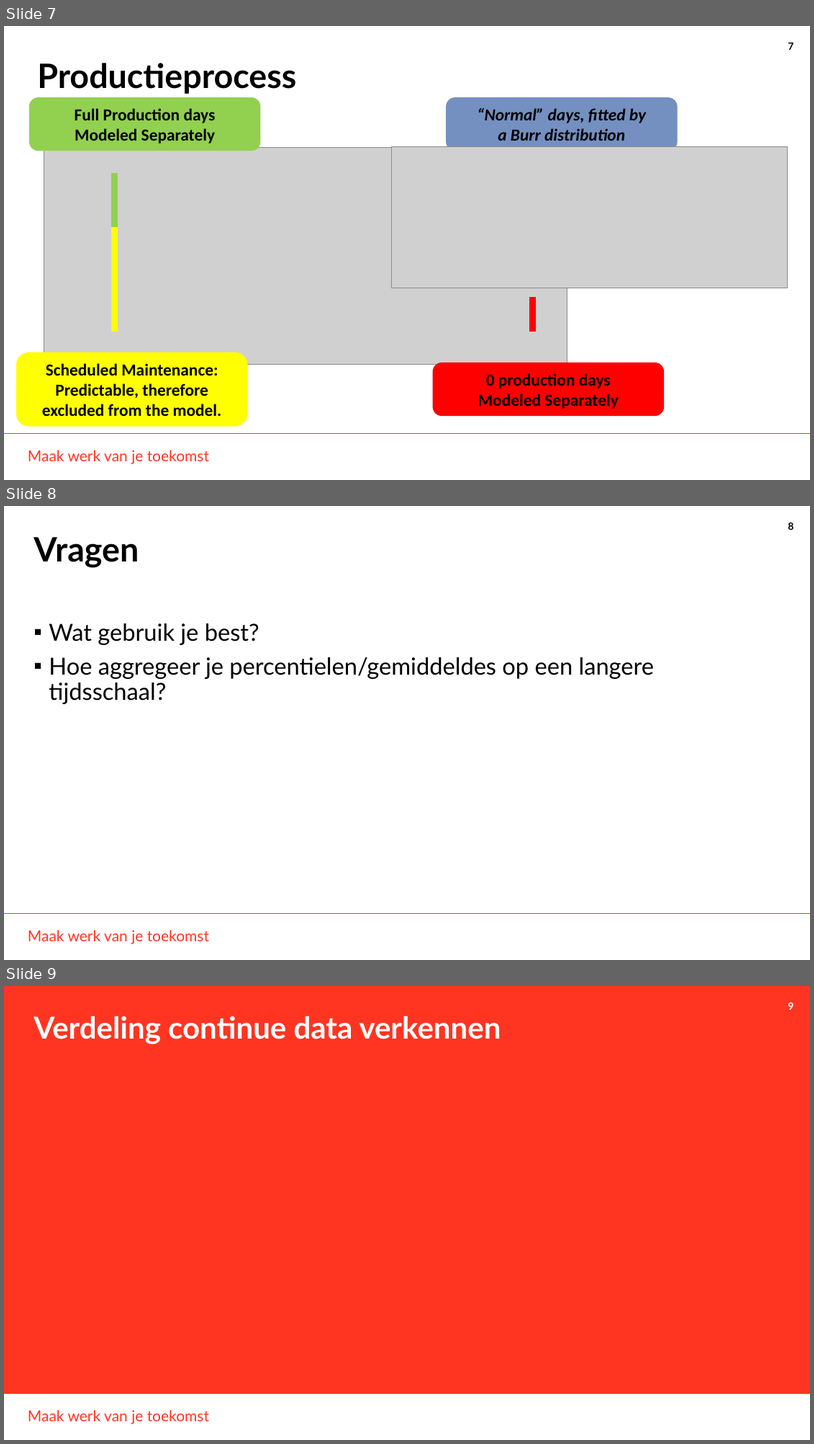
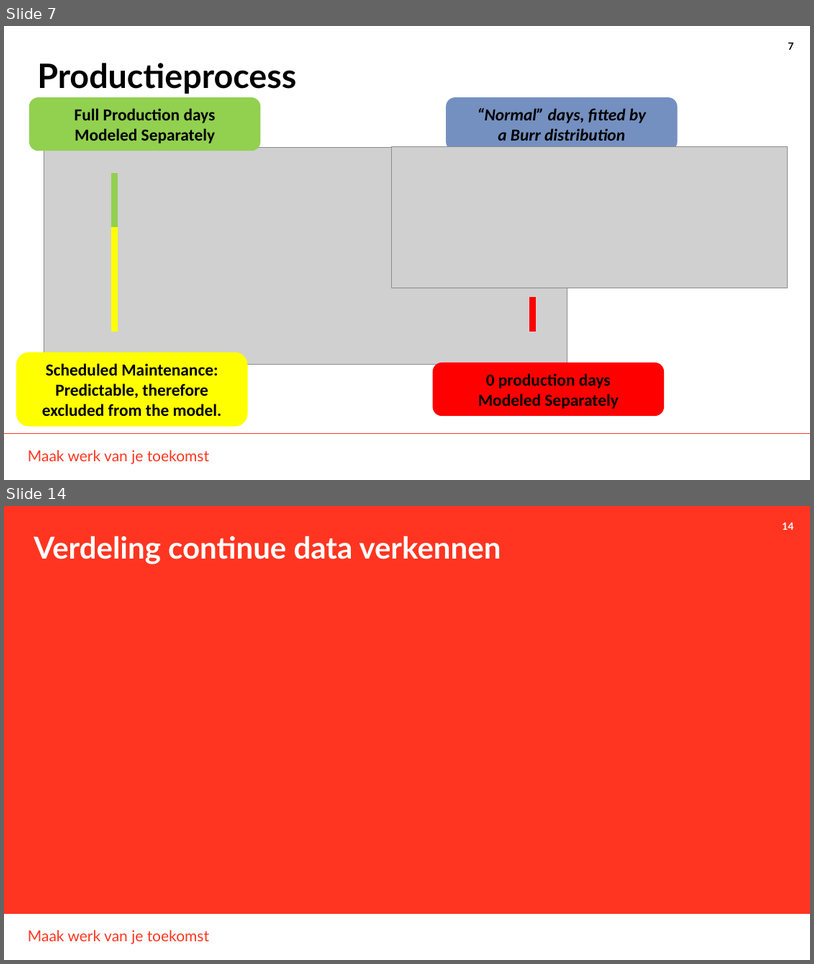
Before and after one commit to THellemans/data-science-syntra-ab, a slide deck: 06 statistiek/04 Numerieke data verdelingen verkennen/04 Numerieke data verdelingen verkennen.pptx. Shown one above the other, each under a label of ours: slides 7, 8 and 9 before the commit, slides 7 and 14 after it; the slides between them are not shown. The pictures are 814x1444 and 814x964 pixels, drawn with LibreOffice and Linux fonts; fonts in the diff are those of the drawing; grey boxes stand for pictures; background and template pictures are left out. Boxes give left, top, right and bottom in pixels: in the first picture for what was removed or moved away, otherwise in the second. Text is boxed around its words. In the diff, an @@ line names an element or a change of style, - is before the commit and + after.

```diff
--- a/06 statistiek/04 Numerieke data verdelingen verkennen/04 Numerieke data verdelingen verkennen.pptx
+++ b/06 statistiek/04 Numerieke data verdelingen verkennen/04 Numerieke data verdelingen verkennen.pptx
@@ slide 8 removed at box(4, 506, 810, 960), background #FFFFFF; not listed: 3 template elements that a slide beside it also shows @@
@@ title removed at box(34, 537, 139, 568) @@
-Vragen
@@ text removed at box(49, 623, 654, 704) @@
-▪ Wat gebruik je best?
-▪ Hoe aggregeer je percentielen/gemiddeldes op een langere tijdsschaal?
@@ what was slide 9 is now slide 14 @@
@@ page number at box(782, 523, 794, 530): text changed @@
-9
+14
```
Also in this commit, not shown: 10 slides changed, 4 slides added, 1 other slide removed, 3 other files.
